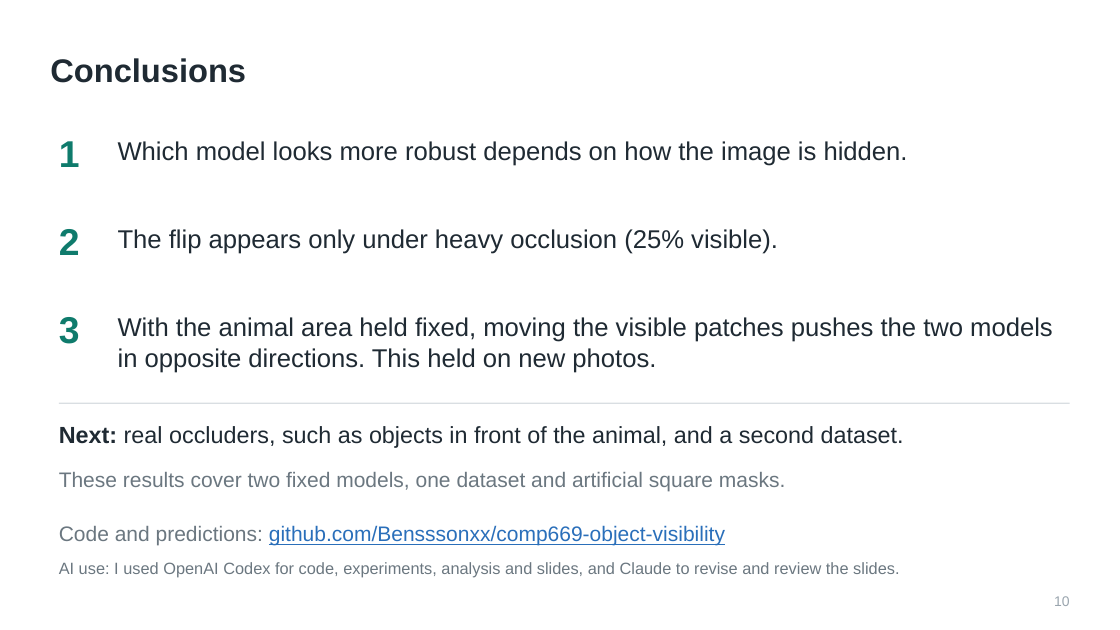
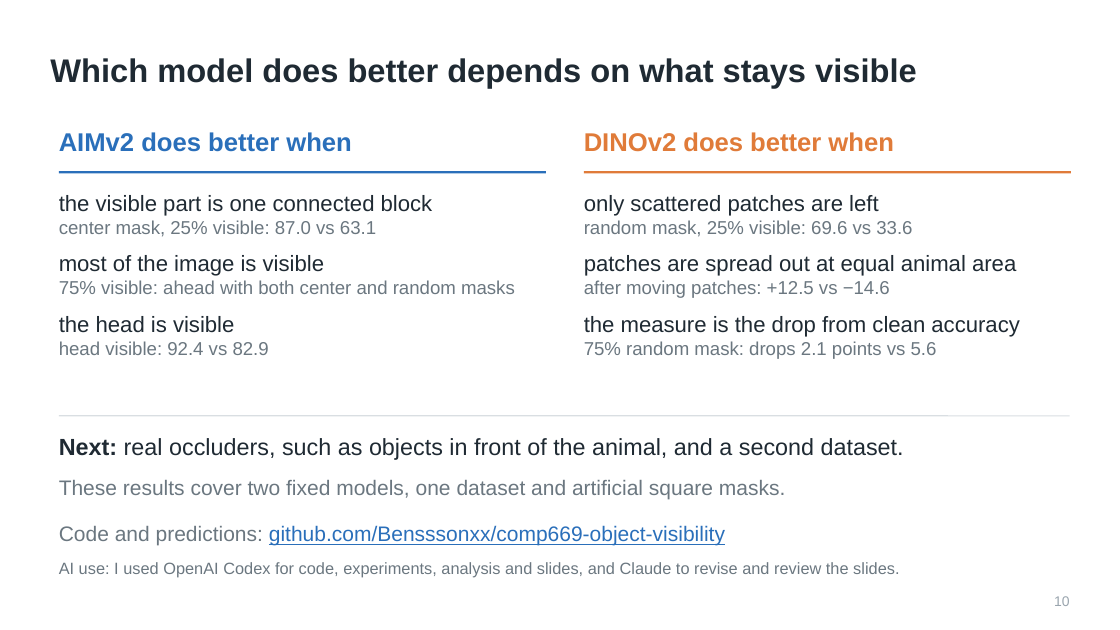
Before and after one commit to Bensssonxx/comp669-object-visibility, a slide deck: slide 10 of final/COMP669_Occlusion_Final_v5.pptx. Drawn at 1120x630 pixels with LibreOffice and Linux fonts; fonts in the diff are those of the drawing. Boxes give left, top, right and bottom in pixels: in the first picture for what was removed or moved away, otherwise in the second. Text is boxed around its words. In the diff, an @@ line names an element or a change of style, - is before the commit and + after.

Commit message:
Say when each model does better on the conclusion slide

```diff
--- a/final/COMP669_Occlusion_Final_v5.pptx
+++ b/final/COMP669_Occlusion_Final_v5.pptx
@@ title at (50,58,917,88): text changed @@
-Conclusions
+Which model does better depends on what stays visible
@@ text removed at (59,141,80,167) @@
-1
@@ text added at (59,132,351,152), 22 pt, text #2A6FBA, bold @@
+AIMv2 does better when
@@ text removed at (118,141,908,166) @@
-Which model looks more robust depends on how the image is hidden.
@@ text added at (584,132,893,152), 22 pt, text #E07B39, bold @@
+DINOv2 does better when
@@ line added from (59, 172) to (546, 172), #2A6FBA 2 pt @@
@@ line added from (584, 172) to (1071, 172), #E07B39 2 pt @@
@@ text added at (59,195,515,355), 16 pt, text #6B7780 @@
+the visible part is one connected block
+center mask, 25% visible: 87.0 vs 63.1
+most of the image is visible
+75% visible: ahead with both center and random masks
+the head is visible
+head visible: 92.4 vs 82.9
@@ text at (584,195,1019,359): text changed; size 22 to 19 pt @@
-With the animal area held fixed, moving the visible patches pushes the two models in opposite directions. This held on new photos.
+only scattered patches are left
+random mask, 25% visible: 69.6 vs 33.6
+patches are spread out at equal animal area
+after moving patches: +12.5 vs −14.6
+the measure is the drop from clean accuracy
+75% random mask: drops 2.1 points vs 5.6
@@ text removed at (59,229,80,255) @@
-2
@@ text removed at (118,229,778,254) @@
-The flip appears only under heavy occlusion (25% visible).
@@ text removed at (59,317,80,344) @@
-3
@@ line moved from (59, 403) - (1070, 403) to (59, 416) - (1070, 416) @@
@@ text "Next: real occluders, such as ...": place and size @@
-text "Next: real occluders, such as ..." at (59,426,904,448)
+text "Next: real occluders, such as ..." at (59,438,904,460)
@@ text "These results cover two fixed ...": place and size @@
-text "These results cover two fixed ..." at (59,472,785,491)
+text "These results cover two fixed ..." at (59,480,785,500)
```
Also in this commit, not shown: 1 other file.
